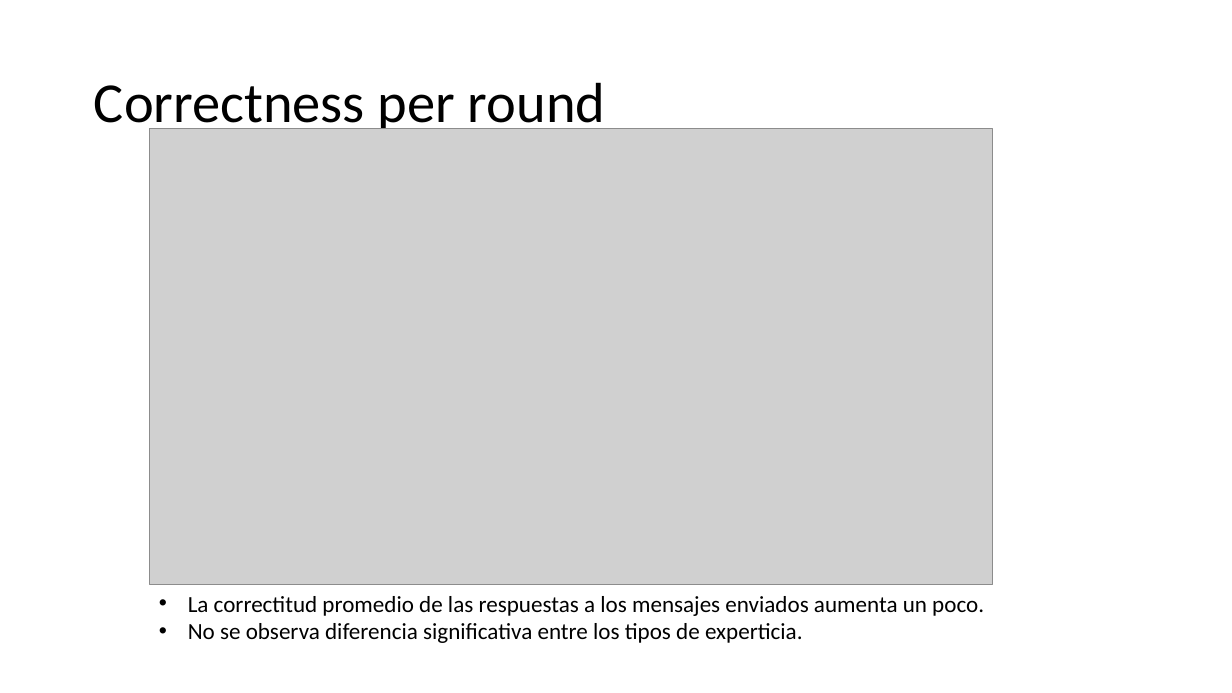
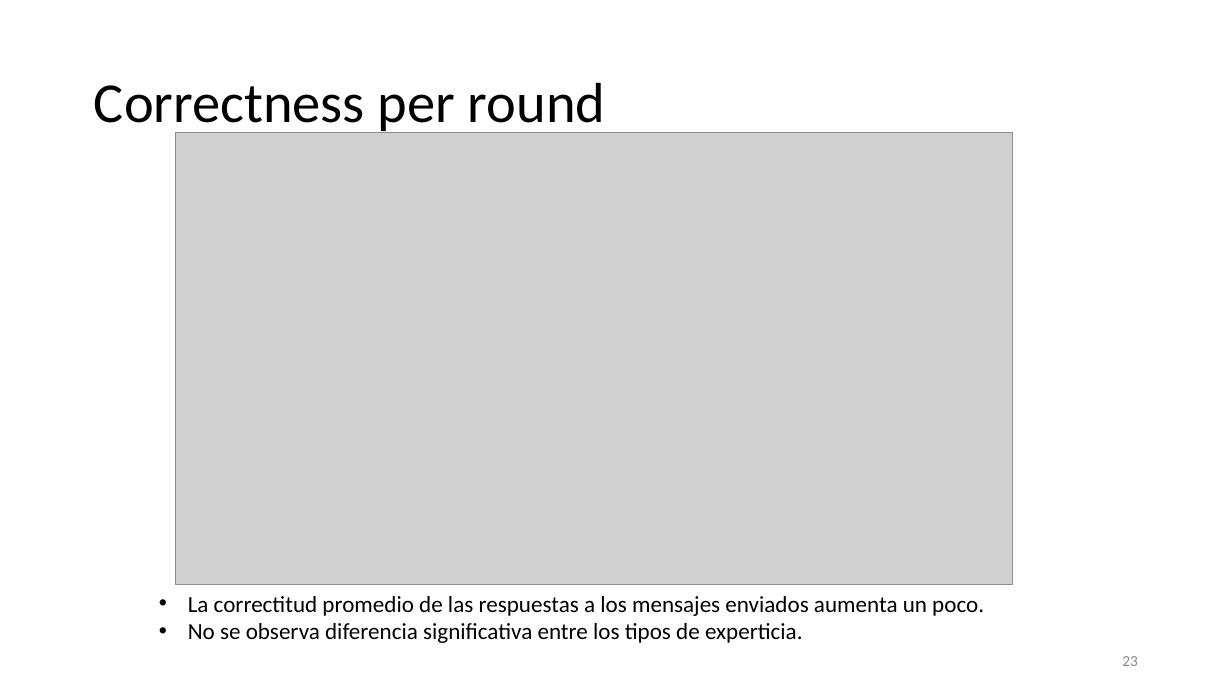
Before and after one commit to Slendercoder/DatosDLL, a slide deck: slide 23 of 12-16-18-23-27-sept-2019/Analysis/Colaboración, uso del lenguaje y comprensión.pptx (slide 16 before the commit). Drawn at 1232x693 pixels with LibreOffice and Linux fonts; fonts in the diff are those of the drawing; grey boxes stand for pictures. Boxes give left, top, right and bottom in pixels: in the first picture for what was removed or moved away, otherwise in the second. Text is boxed around its words. In the diff, an @@ line names an element or a change of style, - is before the commit and + after.

```diff
--- a/12-16-18-23-27-sept-2019/Analysis/Colaboración, uso del lenguaje y comprensión.pptx
+++ b/12-16-18-23-27-sept-2019/Analysis/Colaboración, uso del lenguaje y comprensión.pptx
@@ picture: place and size @@
-picture at [150, 129, 993, 585]
+picture at [176, 132, 1012, 584]
@@ page number added at [1122, 656, 1138, 666], 12 pt, text #8C8C8C @@
+23
```
Also in this commit, not shown: 18 other slides changed, 15 slides added, 1 slide removed, 12 other files.
